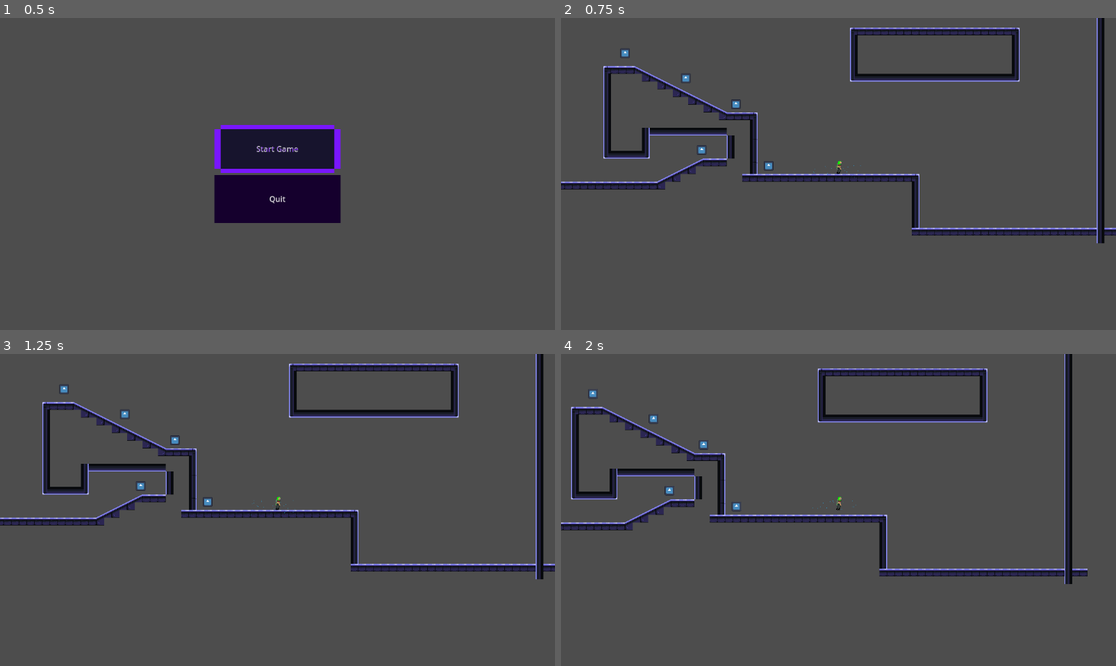
Above: before the commit, frames 1-4 (two rows, left to right).
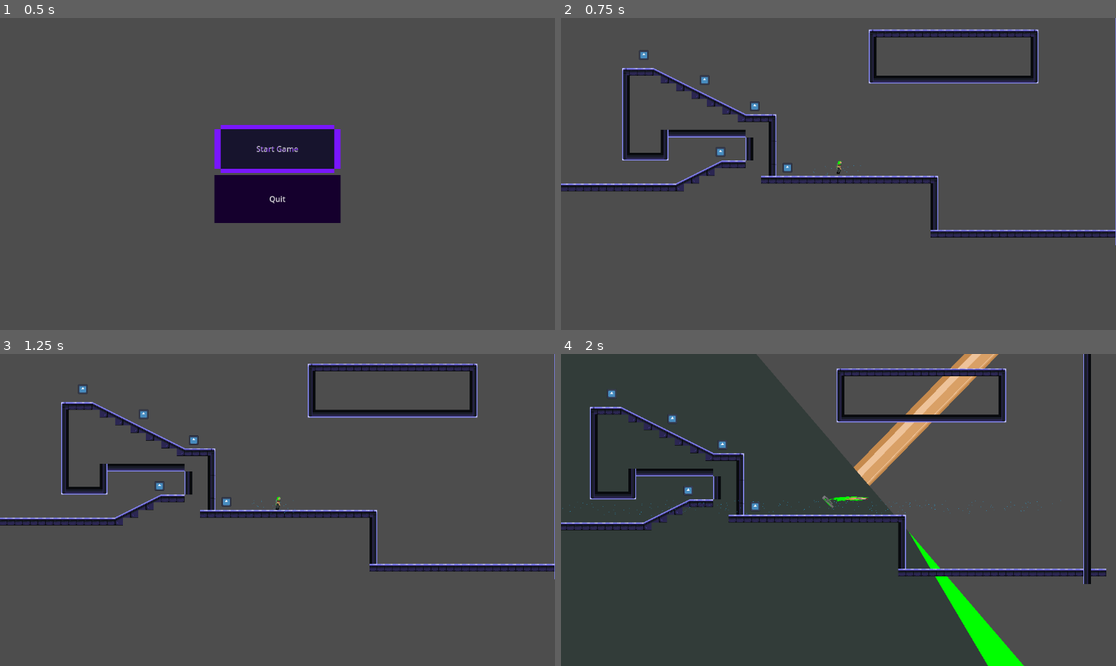
Above: after the commit, the same moments.

Repository: Orangechrisy/Mini-Jam-Gravity
Game: Godot game, scene res://Scenes/main_menu.tscn
Same seed, same stepped clock (60 frames per second), same inputs: the game is played once before the commit and once after it. The engine's default icon, where the game draws it, is replaced by a stand-in: a white triangle on a blue panel in a dark square.
Inputs (mouse positions are in pixels of both pictures, inside the frame that each line leads up to):
- Up to frame 1 (0.5 s): no input
- Up to frame 2 (0.75 s): click "Start Game" at 0.5 s
- Up to frame 3 (1.25 s): no input
- Up to frame 4 (2 s): tap Enter at 1.25 s; move the mouse to (960, 494) at 1.27 s; hold D (move_right) from 1.28 s (still down); tap W (jump) at 1.35, 1.52, 1.82 s

Frame 1 is identical in both runs. In frame 2, 11% of the frame differs, in the area x 0-100%, y 0-73%; in frame 3, 7.3%; in frame 4, 63%, in the area x 0-99%, y 0-100%.

Commit message:
:(

Diff:
--- a/Scenes/collectable.tscn
+++ b/Scenes/collectable.tscn
@@ -29,6 +29,33 @@
 "
 
 [sub_resource type="CircleShape2D" id="CircleShape2D_ltwjb"]
+
+[sub_resource type="Animation" id="Animation_i8coe"]
+length = 0.001
+tracks/0/type = "value"
+tracks/0/imported = false
+tracks/0/enabled = true
+tracks/0/path = NodePath("AnimatedSprite2D:visible")
+tracks/0/interp = 1
+tracks/0/loop_wrap = true
+tracks/0/keys = {
+"times": PackedFloat32Array(0),
+"transitions": PackedFloat32Array(1),
+"update": 1,
+"values": [true]
+}
+tracks/1/type = "value"
+tracks/1/imported = false
+tracks/1/enabled = true
+tracks/1/path = NodePath("CollisionShape2D:disabled")
+tracks/1/interp = 1
+tracks/1/loop_wrap = true
+tracks/1/keys = {
+"times": PackedFloat32Array(0),
+"transitions": PackedFloat32Array(1),
+"update": 1,
+"values": [false]
+}
 
 [sub_resource type="Animation" id="Animation_iktkf"]
 resource_name = "pickup"
@@ -71,33 +98,6 @@
 }]
 }
 
-[sub_resource type="Animation" id="Animation_i8coe"]
-length = 0.001
-tracks/0/type = "value"
-tracks/0/imported = false
-tracks/0/enabled = true
-tracks/0/path = NodePath("AnimatedSprite2D:visible")
-tracks/0/interp = 1
-tracks/0/loop_wrap = true
-tracks/0/keys = {
-"times": PackedFloat32Array(0),
-"transitions": PackedFloat32Array(1),
-"update": 1,
-"values": [true]
-}
-tracks/1/type = "value"
-tracks/1/imported = false
-tracks/1/enabled = true
-tracks/1/path = NodePath("CollisionShape2D:disabled")
-tracks/1/interp = 1
-tracks/1/loop_wrap = true
-tracks/1/keys = {
-"times": PackedFloat32Array(0),
-"transitions": PackedFloat32Array(1),
-"update": 1,
-"values": [false]
-}
-
 [sub_resource type="AnimationLibrary" id="AnimationLibrary_eguwr"]
 _data = {
 "RESET": SubResource("Animation_i8coe"),
--- a/Scenes/game.tscn
+++ b/Scenes/game.tscn
@@ -104,7 +104,7 @@
 [node name="GameManager" type="Node" parent="."]
 
 [node name="Player" parent="." instance=ExtResource("1_mrh0v")]
-position = Vector2(40, 16)
+position = Vector2(1, -1)
 scale = Vector2(0.1, 0.1)
 
 [node name="Camera2D" type="Camera2D" parent="Player"]
--- a/Scenes/player.tscn
+++ b/Scenes/player.tscn
@@ -1,7 +1,6 @@
-[gd_scene load_steps=27 format=3 uid="uid://2dnrqlmk1j8f"]
+[gd_scene load_steps=13 format=3 uid="uid://2dnrqlmk1j8f"]
 
 [ext_resource type="Script" path="res://Scripts/player.gd" id="1_g6ssg"]
-[ext_resource type="Texture2D" uid="uid://dpajx1m7ymfo3" path="res://Assets/Player-Sprint-Test.png" id="2_ii20m"]
 [ext_resource type="Texture2D" uid="uid://chgw2qkaamcp6" path="res://Assets/Gravity Game Player Sprite Sheet.png" id="3_5pc4p"]
 
 [sub_resource type="Animation" id="Animation_1xnvx"]
@@ -1336,98 +1335,6 @@
 [sub_resource type="CapsuleShape2D" id="CapsuleShape2D_yruqm"]
 radius = 60.0
 height = 290.0
-
-[sub_resource type="AtlasTexture" id="AtlasTexture_tphg8"]
-atlas = ExtResource("2_ii20m")
-region = Rect2(0, 0, 64, 64)
-
-[sub_resource type="AtlasTexture" id="AtlasTexture_lf5cy"]
-atlas = ExtResource("2_ii20m")
-region = Rect2(64, 0, 64, 64)
-
-[sub_resource type="AtlasTexture" id="AtlasTexture_gdsmo"]
-atlas = ExtResource("2_ii20m")
-region = Rect2(128, 0, 64, 64)
-
-[sub_resource type="AtlasTexture" id="AtlasTexture_n6pgn"]
-atlas = ExtResource("2_ii20m")
-region = Rect2(192, 0, 64, 64)
-
-[sub_resource type="AtlasTexture" id="AtlasTexture_yxsx5"]
-atlas = ExtResource("2_ii20m")
-region = Rect2(256, 0, 64, 64)
-
-[sub_resource type="AtlasTexture" id="AtlasTexture_hxbrx"]
-atlas = ExtResource("2_ii20m")
-region = Rect2(320, 0, 64, 64)
-
-[sub_resource type="AtlasTexture" id="AtlasTexture_4nr8v"]
-atlas = ExtResource("2_ii20m")
-region = Rect2(384, 0, 64, 64)
-
-[sub_resource type="AtlasTexture" id="AtlasTexture_2arfy"]
-atlas = ExtResource("2_ii20m")
-region = Rect2(448, 0, 64, 64)
-
-[sub_resource type="AtlasTexture" id="AtlasTexture_cetcj"]
-atlas = ExtResource("2_ii20m")
-region = Rect2(512, 0, 64, 64)
-
-[sub_resource type="AtlasTexture" id="AtlasTexture_jparh"]
-atlas = ExtResource("2_ii20m")
-region = Rect2(576, 0, 64, 64)
-
-[sub_resource type="AtlasTexture" id="AtlasTexture_pbhkl"]
-atlas = ExtResource("2_ii20m")
-region = Rect2(640, 0, 64, 64)
-
-[sub_resource type="AtlasTexture" id="AtlasTexture_wxcm7"]
-atlas = ExtResource("2_ii20m")
-region = Rect2(704, 0, 64, 64)
-
-[sub_resource type="SpriteFrames" id="SpriteFrames_cjsnc"]
-animations = [{
-"frames": [{
-"duration": 1.0,
-"texture": SubResource("AtlasTexture_tphg8")
-}, {
-"duration": 1.0,
-"texture": SubResource("AtlasTexture_lf5cy")
-}, {
-"duration": 1.0,
-"texture": SubResource("AtlasTexture_gdsmo")
-}, {
-"duration": 1.0,
-"texture": SubResource("AtlasTexture_n6pgn")
-}, {
-"duration": 1.0,
-"texture": SubResource("AtlasTexture_yxsx5")
-}, {
-"duration": 1.0,
-"texture": SubResource("AtlasTexture_hxbrx")
-}, {
-"duration": 1.0,
-"texture": SubResource("AtlasTexture_4nr8v")
-}, {
-"duration": 1.0,
-"texture": SubResource("AtlasTexture_2arfy")
-}, {
-"duration": 1.0,
-"texture": SubResource("AtlasTexture_cetcj")
-}, {
-"duration": 1.0,
-"texture": SubResource("AtlasTexture_jparh")
-}, {
-"duration": 1.0,
-"texture": SubResource("AtlasTexture_pbhkl")
-}, {
-"duration": 1.0,
-"texture": SubResource("AtlasTexture_wxcm7")
-}],
-"loop": true,
-"name": &"run",
-"speed": 15.0
-}]
 
 [sub_resource type="SkeletonModification2DCCDIK" id="SkeletonModification2DCCDIK_iw6l7"]
 target_nodepath = NodePath("../IK Targets/Front Hand")
@@ -1534,20 +1441,11 @@
 position = Vector2(0, -145)
 shape = SubResource("CapsuleShape2D_yruqm")
 
-[node name="AnimatedSprite2D" type="AnimatedSprite2D" parent="."]
-scale = Vector2(0.164063, 0.164063)
-sprite_frames = SubResource("SpriteFrames_cjsnc")
-animation = &"run"
-frame_progress = 0.13493
-
 [node name="hair timer" type="Timer" parent="."]
 wait_time = 30.0
 
 [node name="death reset timer" type="Timer" parent="."]
 wait_time = 0.5
-
-[connection signal="timeout" from="hair timer" to="." method="_on_hair_timer_timeout"]
-[connection signal="timeout" from="death reset timer" to="." method="_on_death_reset_timer_timeout"]
 
 [node name="Skeleton2D" type="Skeleton2D" parent="."]
 position = Vector2(-135, -226)
@@ -1666,7 +1564,6 @@
 [node name="Tip" type="Node2D" parent="Skeleton2D/Hip/Chest/Front Arm/Front Forearm"]
 position = Vector2(3.00016, 48.0019)
 rotation = -0.925411
-scale = Vector2(1, 1)
 
 [node name="Back Arm" type="Bone2D" parent="Skeleton2D/Hip/Chest"]
 position = Vector2(36.0007, -63.0013)
@@ -1695,7 +1592,6 @@
 [node name="Back Leg" type="Bone2D" parent="Skeleton2D/Hip"]
 position = Vector2(16.0002, -6.99982)
 rotation = 0.595394
-scale = Vector2(1, 1)
 rest = Transform2D(1, 0, 0, 1, 16, -7)
 metadata/_local_pose_override_enabled_ = true
 
@@ -1757,3 +1653,6 @@
 
 [node name="Back Foot" type="Node2D" parent="IK Targets"]
 position = Vector2(7, -18)
+
+[connection signal="timeout" from="hair timer" to="." method="_on_hair_timer_timeout"]
+[connection signal="timeout" from="death reset timer" to="." method="_on_death_reset_timer_timeout"]
--- a/Scripts/player.gd
+++ b/Scripts/player.gd
@@ -9,7 +9,8 @@
 var pull_position: Vector2
 var prev_velocity: Vector2
 
-@onready var animated_sprite: AnimatedSprite2D = $AnimatedSprite2D
+@onready var player: CharacterBody2D = $"."
+@onready var animation_player: AnimationPlayer = $AnimationPlayer
 @onready var hair_timer: Timer = $"hair timer"
 @onready var death_reset_timer: Timer = $"death reset timer"
 
@@ -59,18 +60,20 @@
 
 	# flipping
 	if velocity.x > 0:
-		animated_sprite.flip_h = false
+		player.scale.x = 1
+		#animation_player.flip_h = false
 	elif velocity.x < 0:
-		animated_sprite.flip_h = true
+		player.scale.x = -1
+		#animation_player.flip_h = true
 
 	# animes
 	if is_on_floor():
 		if direction == 0:
-			animated_sprite.play("idle")
+			animation_player.play("idle")
 		else:
-			animated_sprite.play("run")
+			animation_player.play("run")
 	else:
-		animated_sprite.play("jump")
+		animation_player.play("jump")
 
 	# left/right movement
 	if not is_being_pulled and is_on_floor():
@@ -85,7 +88,7 @@
 	if vel_diff.length() > 250:
 		print("Ouch")
 		is_being_pulled = false
-		animated_sprite.play("die")
+		animation_player.play("die")
 		Engine.time_scale = .25
 		death_reset_timer.start()
 		#for i in get_slide_collision_count():
@@ -103,7 +106,7 @@
 func _on_hair_timer_timeout() -> void:
 	print("Ouch")
 	is_being_pulled = false
-	animated_sprite.play("die")
+	animation_player.play("die")
 	Engine.time_scale = .25
 	death_reset_timer.start()
 
